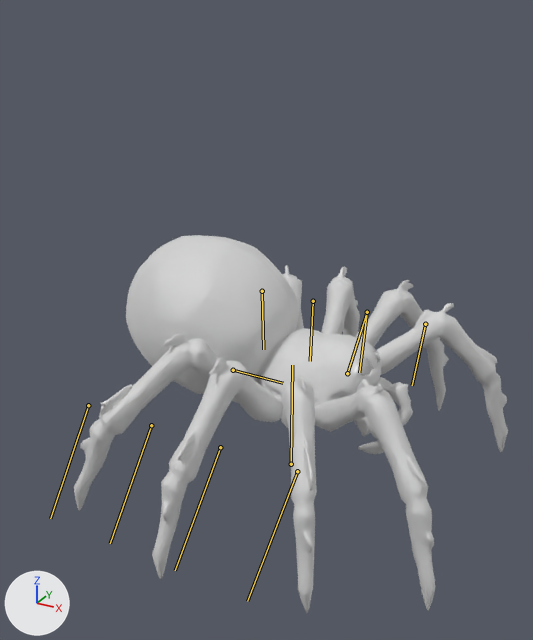
One commit to the glTF model godot/assets/creatures/spider.glb: the scene before it, then after it.
Camera for both pictures: a camera (50 mm lens) standing at (1.24, -2.37, 1.92) and looking at (-0.08, 0.04, 0.72). The axes (+X, +Y, +Z) are drawn at lower left. The lights are the same throughout. The picture after the commit comes second. Both versions are drawn at frame 18 of the action 'death'; the numbers are the values there. The bones that change, and the others that lie on the model, are drawn over the model as lines.

Objects in the first picture: 'geometry_0'.
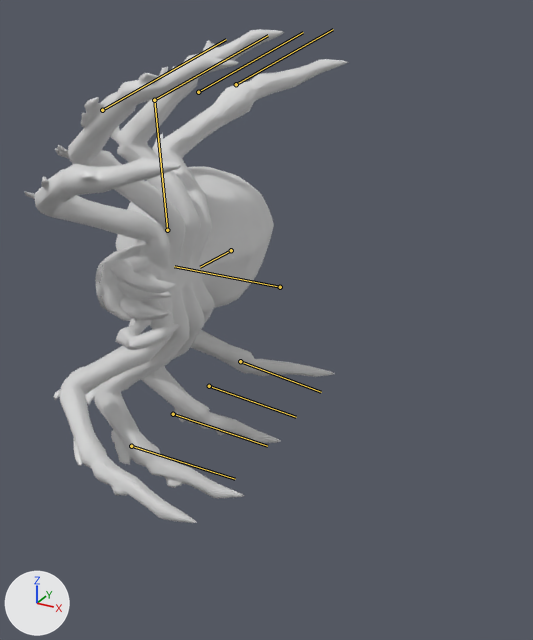
The change, as a diff of the scene's bpy script:
```diff
--- a/godot/assets/creatures/spider.glb.py
+++ b/godot/assets/creatures/spider.glb.py
@@ bone_root @@
 bone_root = bpy.data.objects['CreatureRig'].pose.bones['root']
-bone_root.location = (0.0, 0.0, -0.12)
-bone_root.rotation_quaternion = (0.707, 0.0, 0.707, 0.0)  # degrees (0, 90, 0)
+bone_root.location = (0.0, 0.889, 0.0)
+bone_root.rotation_quaternion = (0.707, 0.0, 0.0, 0.707)  # degrees (0, 0, 90)
@@ bone_leg_1_0_lower @@
 bone_leg_1_0_lower = bpy.data.objects['CreatureRig'].pose.bones['leg_1_0_lower']  # child of 'leg_1_0'
-bone_leg_1_0_lower.rotation_quaternion = (1.0, 0.0, 0.0, 0.0)  # degrees (0, 0, 0)
+bone_leg_1_0_lower.rotation_quaternion = (0.975, 0.223, 0.0, 0.0)  # degrees (26, 0, 0)
@@ bone_leg_1_1_lower @@
 bone_leg_1_1_lower = bpy.data.objects['CreatureRig'].pose.bones['leg_1_1_lower']  # child of 'leg_1_1'
-bone_leg_1_1_lower.rotation_quaternion = (1.0, 0.0, 0.0, 0.0)  # degrees (0, 0, 0)
+bone_leg_1_1_lower.rotation_quaternion = (0.975, 0.223, 0.0, 0.0)  # degrees (26, 0, 0)
@@ bone_leg_1_2_lower @@
 bone_leg_1_2_lower = bpy.data.objects['CreatureRig'].pose.bones['leg_1_2_lower']  # child of 'leg_1_2'
-bone_leg_1_2_lower.rotation_quaternion = (1.0, 0.0, 0.0, 0.0)  # degrees (0, 0, 0)
+bone_leg_1_2_lower.rotation_quaternion = (0.975, 0.223, 0.0, 0.0)  # degrees (26, 0, 0)
@@ bone_leg_1_3_lower @@
 bone_leg_1_3_lower = bpy.data.objects['CreatureRig'].pose.bones['leg_1_3_lower']  # child of 'leg_1_3'
-bone_leg_1_3_lower.rotation_quaternion = (1.0, 0.0, 0.0, 0.0)  # degrees (0, 0, 0)
+bone_leg_1_3_lower.rotation_quaternion = (0.975, 0.223, 0.0, 0.0)  # degrees (26, 0, 0)
@@ bone_leg__1_0_lower @@
 bone_leg__1_0_lower = bpy.data.objects['CreatureRig'].pose.bones['leg_-1_0_lower']  # child of 'leg_-1_0'
-bone_leg__1_0_lower.rotation_quaternion = (1.0, 0.0, 0.0, 0.0)  # degrees (0, 0, 0)
+bone_leg__1_0_lower.rotation_quaternion = (0.975, 0.223, 0.0, 0.0)  # degrees (26, 0, 0)
@@ bone_leg__1_1_lower @@
 bone_leg__1_1_lower = bpy.data.objects['CreatureRig'].pose.bones['leg_-1_1_lower']  # child of 'leg_-1_1'
-bone_leg__1_1_lower.rotation_quaternion = (1.0, 0.0, 0.0, 0.0)  # degrees (0, 0, 0)
+bone_leg__1_1_lower.rotation_quaternion = (0.975, 0.223, 0.0, 0.0)  # degrees (26, 0, 0)
@@ bone_leg__1_2_lower @@
 bone_leg__1_2_lower = bpy.data.objects['CreatureRig'].pose.bones['leg_-1_2_lower']  # child of 'leg_-1_2'
-bone_leg__1_2_lower.rotation_quaternion = (1.0, 0.0, 0.0, 0.0)  # degrees (0, 0, 0)
+bone_leg__1_2_lower.rotation_quaternion = (0.975, 0.223, 0.0, 0.0)  # degrees (26, 0, 0)
@@ bone_leg__1_3_lower @@
 bone_leg__1_3_lower = bpy.data.objects['CreatureRig'].pose.bones['leg_-1_3_lower']  # child of 'leg_-1_3'
-bone_leg__1_3_lower.rotation_quaternion = (1.0, 0.0, 0.0, 0.0)  # degrees (0, 0, 0)
+bone_leg__1_3_lower.rotation_quaternion = (0.975, 0.223, 0.0, 0.0)  # degrees (26, 0, 0)
```

Where the change shows, as pixel boxes (x1, y1, x2, y2) in the pictures (533 x 640 px):
'geometry_0', posed (26% narrower, 31% taller)
    before: (74, 235, 508, 613)
    after: (25, 29, 348, 523)
bone 'root', root to tip
    before: (291, 464) to (292, 365)
    after: (280, 287) to (174, 266)
bone 'leg_1_0_lower', root to tip
    before: (425, 324) to (412, 385)
    after: (102, 110) to (226, 39)
bone 'leg_1_1_lower', root to tip
    before: (367, 312) to (359, 372)
    after: (154, 100) to (268, 35)
bone 'leg_1_2_lower', root to tip
    before: (313, 301) to (310, 361)
    after: (198, 92) to (303, 32)
bone 'leg_1_3_lower', root to tip
    before: (262, 291) to (263, 349)
    after: (236, 84) to (333, 29)
bone 'leg_-1_0_lower', root to tip
    before: (297, 471) to (247, 601)
    after: (131, 446) to (235, 479)
bone 'leg_-1_1_lower', root to tip
    before: (220, 447) to (175, 570)
    after: (173, 414) to (267, 446)
bone 'leg_-1_2_lower', root to tip
    before: (151, 425) to (110, 543)
    after: (209, 386) to (296, 417)
bone 'leg_-1_3_lower', root to tip
    before: (88, 405) to (50, 518)
    after: (240, 361) to (321, 392)
